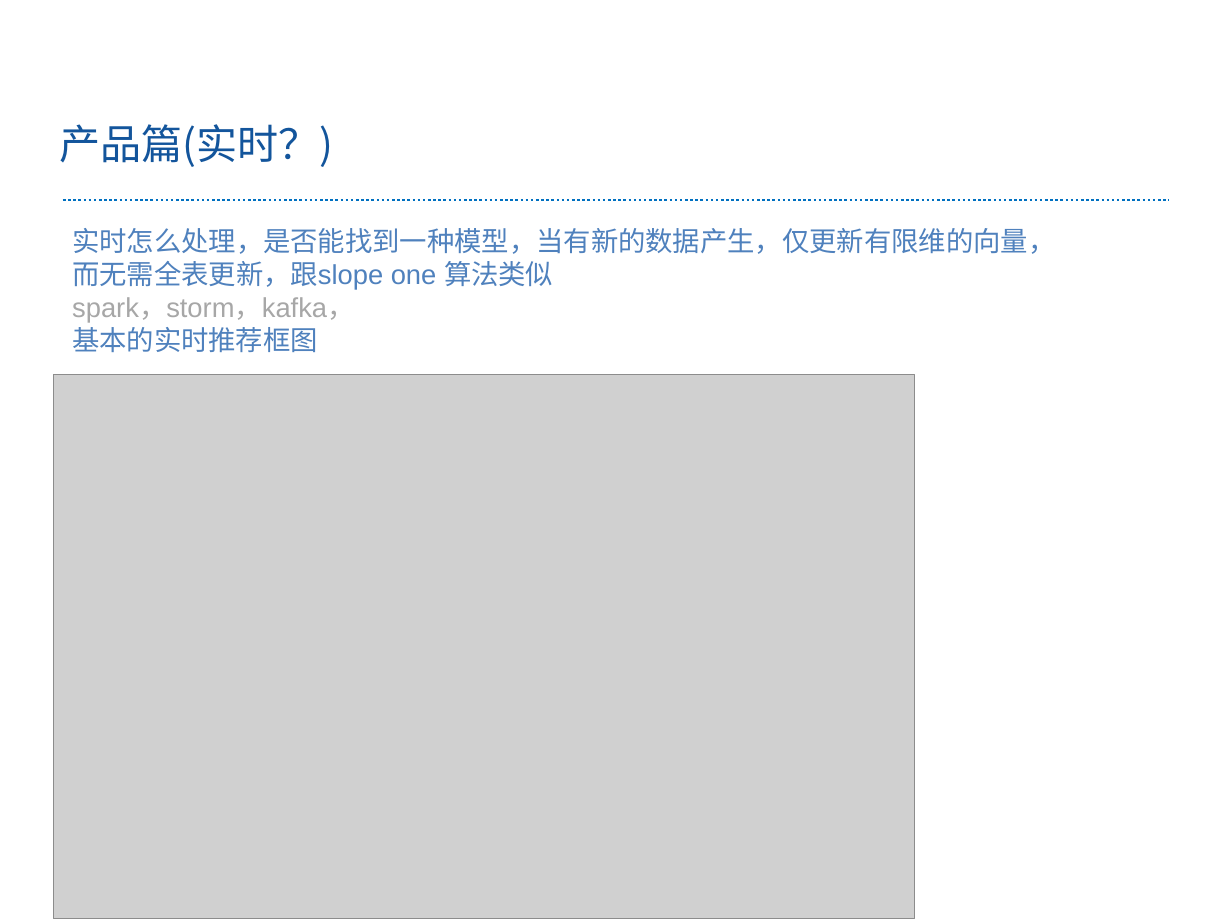
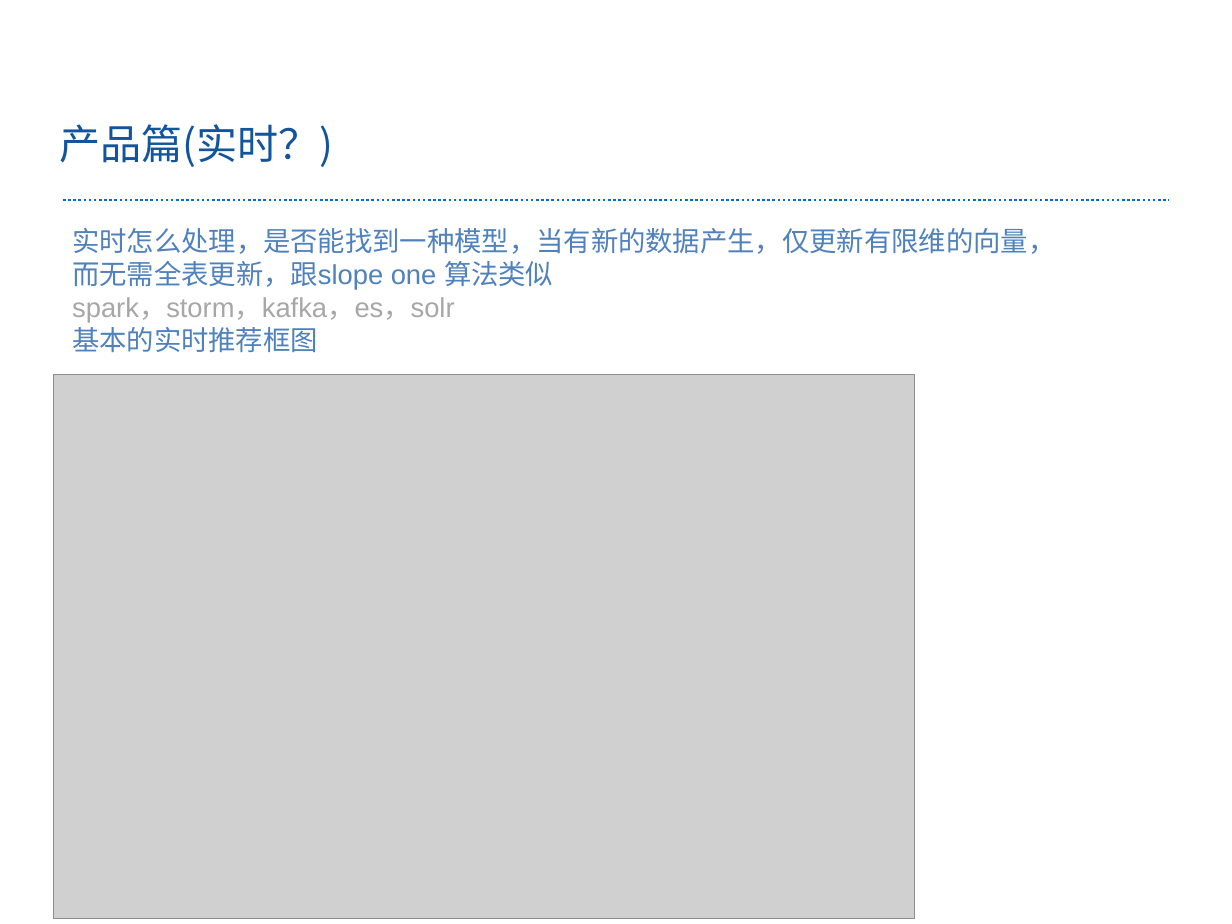
Before and after one commit to renyuxiang/doc, a slide deck: slide 32 of wy-任宇翔搜索工程师学习之路.pptx. Drawn at 1232x924 pixels with LibreOffice and Linux fonts; fonts in the diff are those of the drawing; grey boxes stand for pictures; background and template pictures are left out. Boxes give left, top, right and bottom in pixels: in the first picture for what was removed or moved away, otherwise in the second. Text is boxed around its words. In the diff, an @@ line names an element or a change of style, - is before the commit and + after.

```diff
--- a/wy-任宇翔搜索工程师学习之路.pptx
+++ b/wy-任宇翔搜索工程师学习之路.pptx
@@ text at box(72, 297, 454, 322): text changed @@
-spark，storm，kafka，
+spark，storm，kafka，es，solr
```
Also in this commit, not shown: 5 other slides changed.
